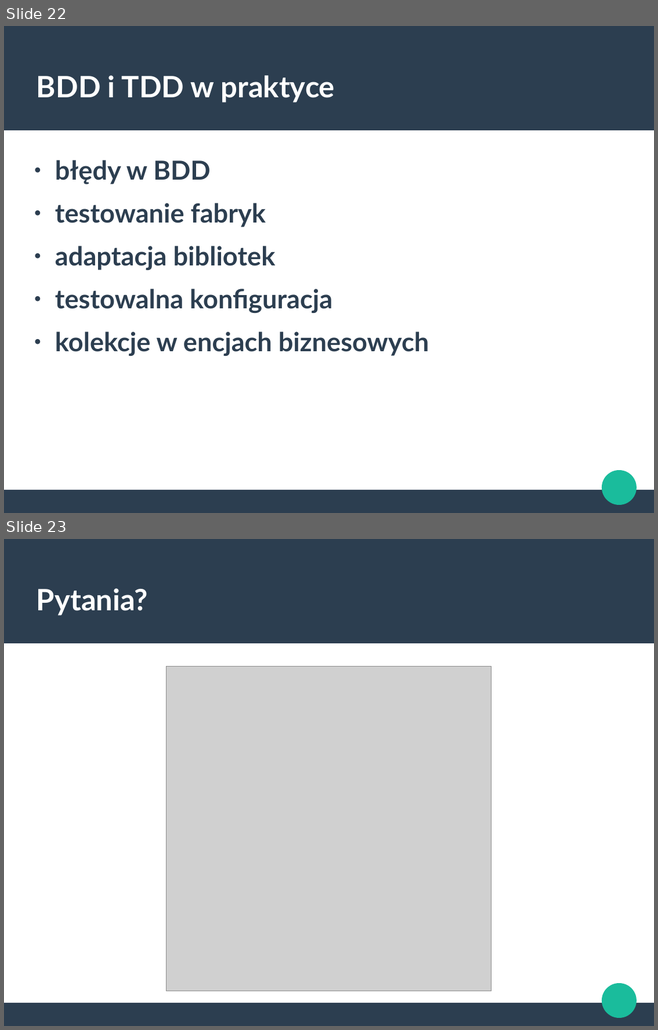
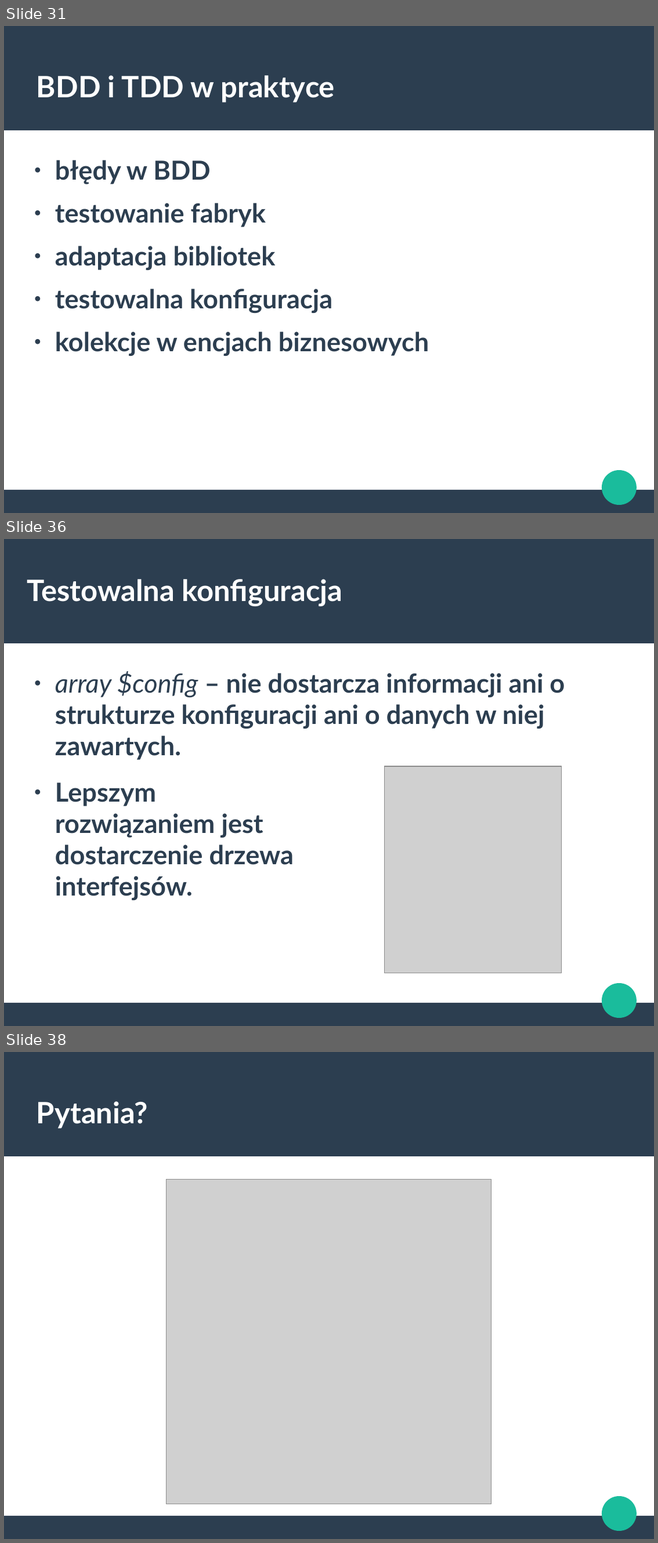
Before and after one commit to bartoszgolek/PHPers, a slide deck: Prezentacja PHPers.odp. Shown one above the other, each under a label of ours: slides 22 and 23 before the commit, slides 31, 36 and 38 after it; the slides between them are not shown. The pictures are 658x1030 and 658x1543 pixels, drawn with LibreOffice and Linux fonts; fonts in the diff are those of the drawing; grey boxes stand for pictures. Boxes give left, top, right and bottom in pixels: in the first picture for what was removed or moved away, otherwise in the second. Text is boxed around its words. In the diff, an @@ line names an element or a change of style, - is before the commit and + after.

```diff
--- a/Prezentacja PHPers.odp
+++ b/Prezentacja PHPers.odp
@@ slide 36 added at (4,539,654,1026), background #FFFFFF; not listed: 3 template elements that a slide beside it also shows @@
@@ title added at (27,579,343,606), 36 pt, text #FFFFFF, bold @@
+Testowalna konfiguracja
@@ text added at (55,671,564,760), 32 pt, text #2C3E50, bold @@
+● array $config – nie dostarcza informacji ani o strukturze konfiguracji ani o danych w niej zawartych.
@@ picture added at (385,766,561,973) @@
@@ text added at (55,783,293,900), 32 pt, text #2C3E50, bold @@
+● Lepszym rozwiązaniem jest dostarczenie drzewa interfejsów.
@@ what was slide 22 is now slide 31 @@
@@ what was slide 23 is now slide 38 @@
```
Also in this commit, not shown: 2 slides changed, 14 other slides added, 13 other files.
